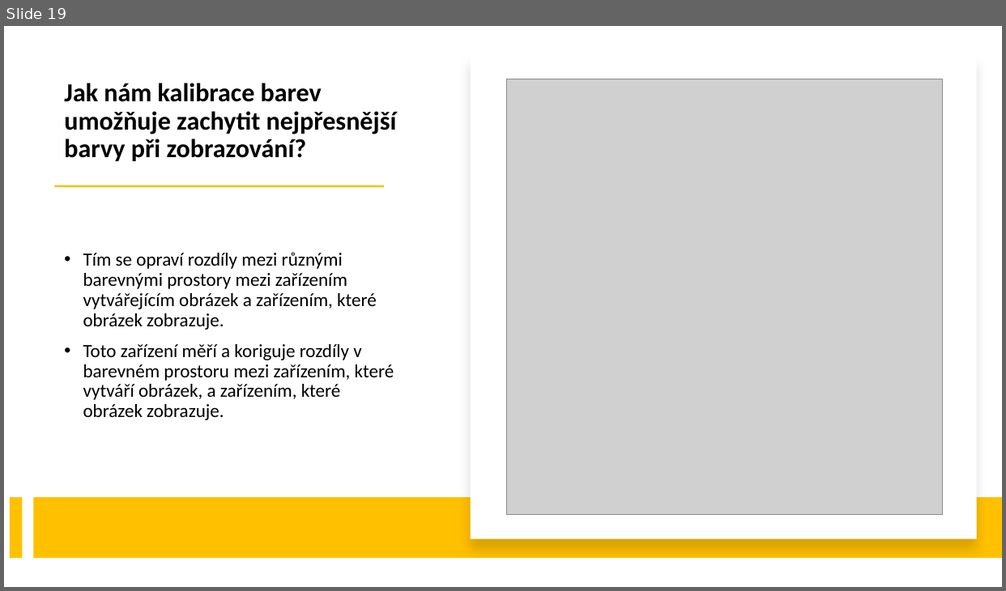
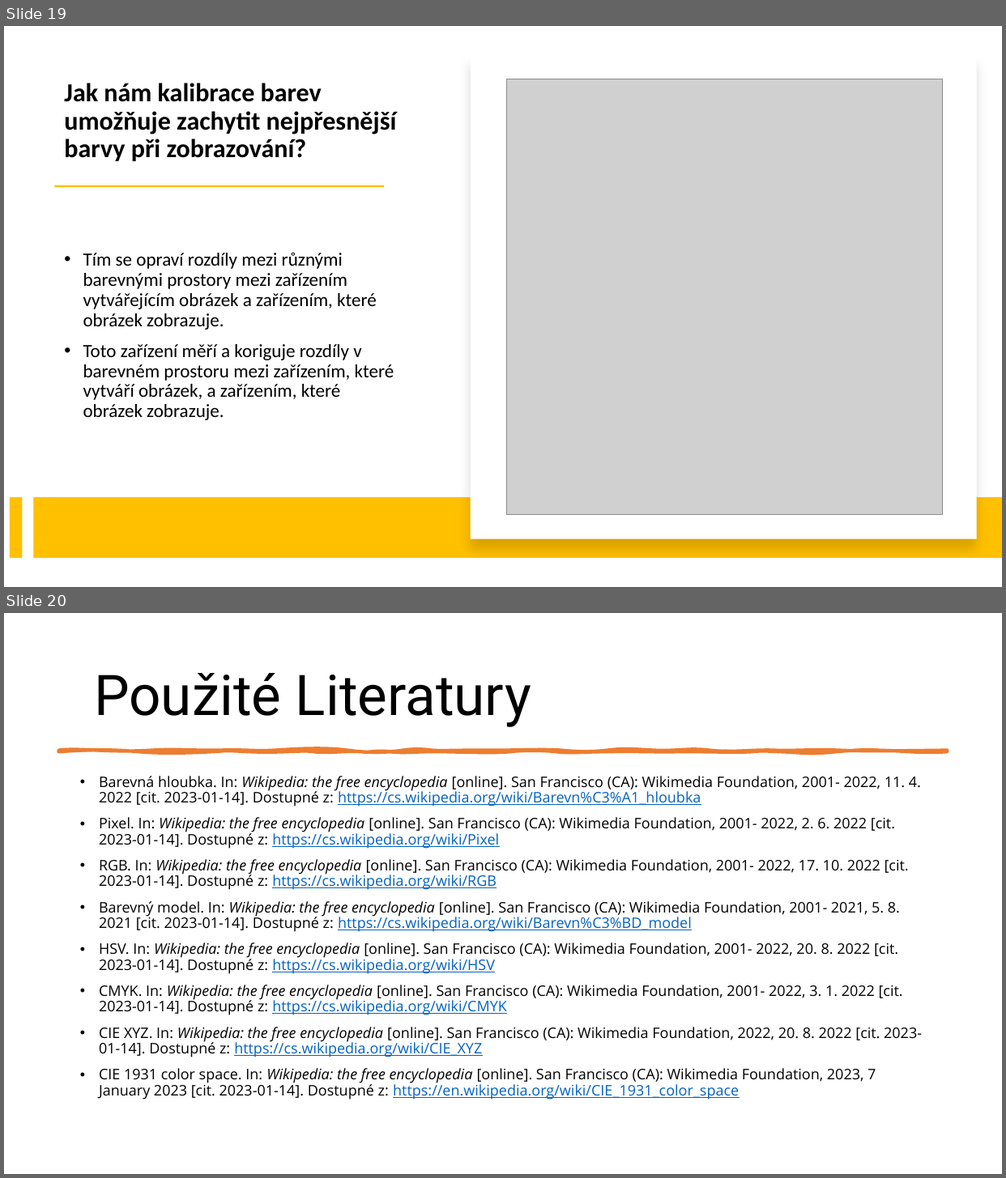
Before and after one commit to ibabayev7/barva, a slide deck: Presentation for IT.pptx. Shown one above the other, each under a label of ours: slide 19 before the commit, slides 19 and 20 after it. The pictures are 1006x591 and 1006x1178 pixels, drawn with LibreOffice and Linux fonts; fonts in the diff are those of the drawing; grey boxes stand for pictures. Boxes give left, top, right and bottom in pixels: in the first picture for what was removed or moved away, otherwise in the second. Text is boxed around its words. In the diff, an @@ line names an element or a change of style, - is before the commit and + after.

```diff
--- a/Presentation for IT.pptx
+++ b/Presentation for IT.pptx
@@ slide 20 added at (4,613,1002,1174), background #FFFFFF @@
@@ title added at (94,673,531,727), 54 pt, text #000000 @@
+Použité Literatury
@@ freeform shape added at (58,750,948,752), fill #ED7D31, outline #ED7D31 3.25 pt @@
@@ text added at (99,776,922,1100), 14 pt, text #000000 @@
+• Barevná hloubka. In: Wikipedia: the free encyclopedia [online]. San Francisco (CA): Wikimedia Foundation, 2001- 2022, 11. 4. 2022 [cit. 2023-01-14]. Dostupné z: https://cs.wikipedia.org/wiki/Barevn%C3%A1_hloubka
+• Pixel. In: Wikipedia: the free encyclopedia [online]. San Francisco (CA): Wikimedia Foundation, 2001- 2022, 2. 6. 2022 [cit. 2023-01-14]. Dostupné z: https://cs.wikipedia.org/wiki/Pixel
+• RGB. In: Wikipedia: the free encyclopedia [online]. San Francisco (CA): Wikimedia Foundation, 2001- 2022, 17. 10. 2022 [cit. 2023-01-14]. Dostupné z: https://cs.wikipedia.org/wiki/RGB
+• Barevný model. In: Wikipedia: the free encyclopedia [online]. San Francisco (CA): Wikimedia Foundation, 2001- 2021, 5. 8. 2021 [cit. 2023-01-14]. Dostupné z: https://cs.wikipedia.org/wiki/Barevn%C3%BD_model
+• HSV. In: Wikipedia: the free encyclopedia [online]. San Francisco (CA): Wikimedia Foundation, 2001- 2022, 20. 8. 2022 [cit. 2023-01-14]. Dostupné z: https://cs.wikipedia.org/wiki/HSV
+• CMYK. In: Wikipedia: the free encyclopedia [online]. San Francisco (CA): Wikimedia Foundation, 2001- 2022, 3. 1. 2022 [cit. 2023-01-14]. Dostupné z: https://cs.wikipedia.org/wiki/CMYK
+• CIE XYZ. In: Wikipedia: the free encyclopedia [online]. San Francisco (CA): Wikimedia Foundation, 2022, 20. 8. 2022 [cit. 2023-01-14]. Dostupné z: https://cs.wikipedia.org/wiki/CIE_XYZ
+• CIE 1931 color space. In: Wikipedia: the free encyclopedia [online]. San Francisco (CA): Wikimedia Foundation, 2023, 7 January 2023 [cit. 2023-01-14]. Dostupné z: https://en.wikipedia.org/wiki/CIE_1931_color_space
```
Also in this commit, not shown: 1 slide removed.
